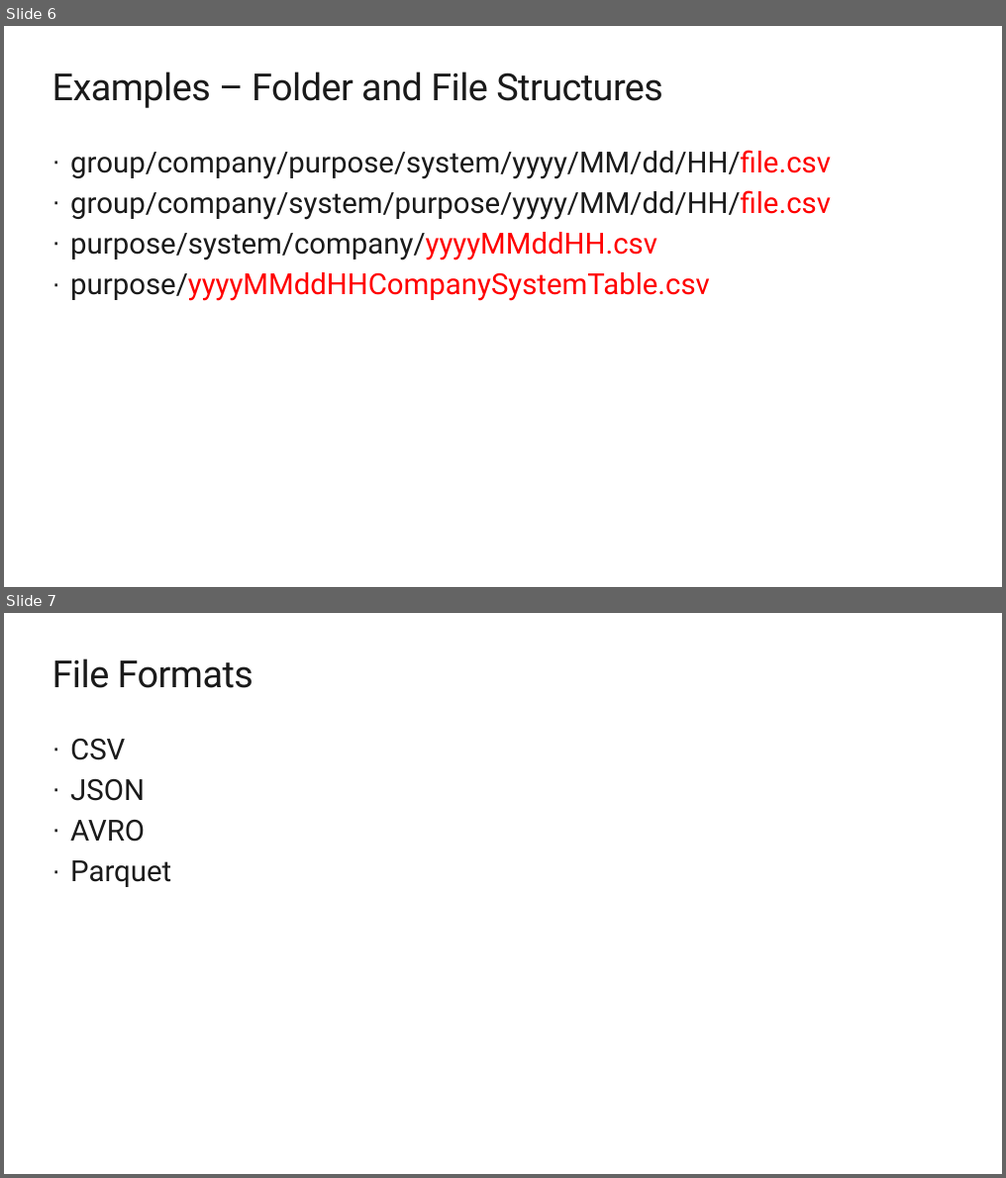
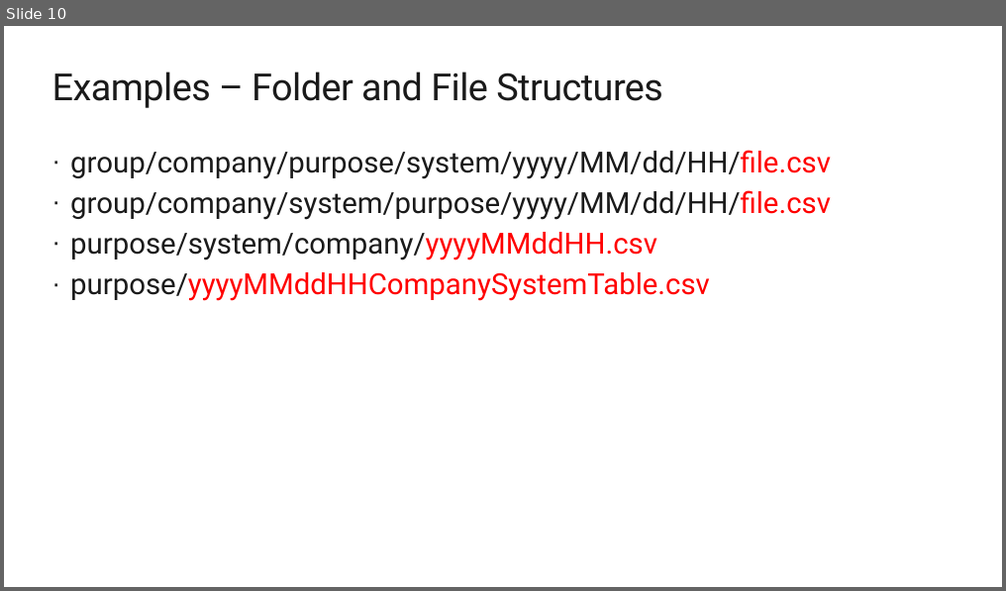
Before and after one commit to davedoesdemos/DataLakeInADay, a slide deck: Session2/content/OrganisingADataLake.pptx. Shown one above the other, each under a label of ours: slides 6 and 7 before the commit, slide 10 after it. The pictures are 1006x1178 and 1006x591 pixels, drawn with LibreOffice and Linux fonts; fonts in the diff are those of the drawing; background and template pictures are left out. Boxes give left, top, right and bottom in pixels: in the first picture for what was removed or moved away, otherwise in the second. Text is boxed around its words. In the diff, an @@ line names an element or a change of style, - is before the commit and + after.

```diff
--- a/Session2/content/OrganisingADataLake.pptx
+++ b/Session2/content/OrganisingADataLake.pptx
@@ slide 7 removed at bbox=[4, 613, 1002, 1174], background #FFFFFF @@
@@ title removed at bbox=[53, 659, 253, 688] @@
-File Formats
@@ text removed at bbox=[70, 738, 171, 887] @@
-· CSV
-· JSON
-· AVRO
-· Parquet
@@ what was slide 6 is now slide 10 @@
```
Also in this commit, not shown: 4 slides added, 1 other slide removed, 1 other file.
